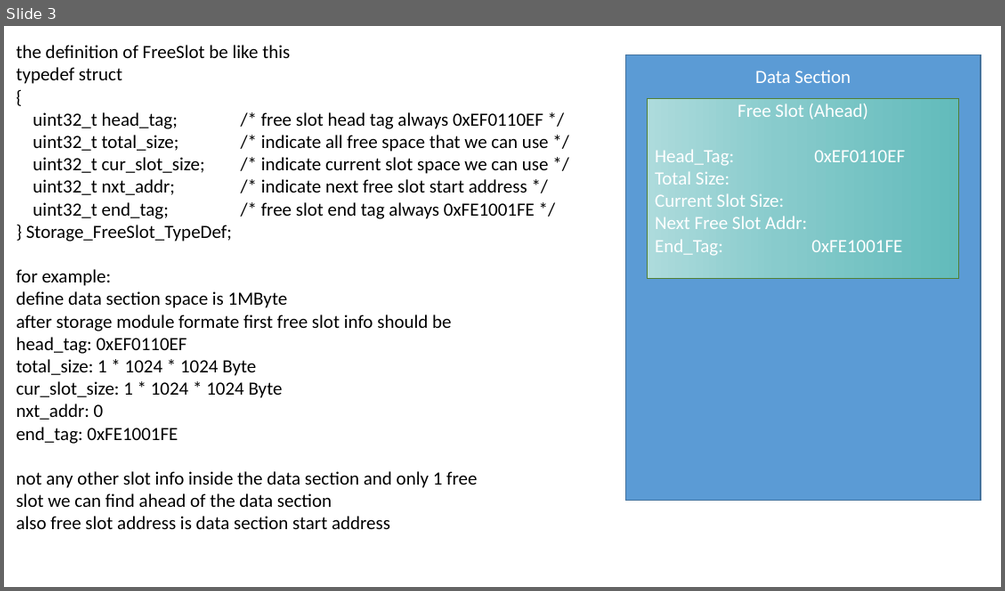
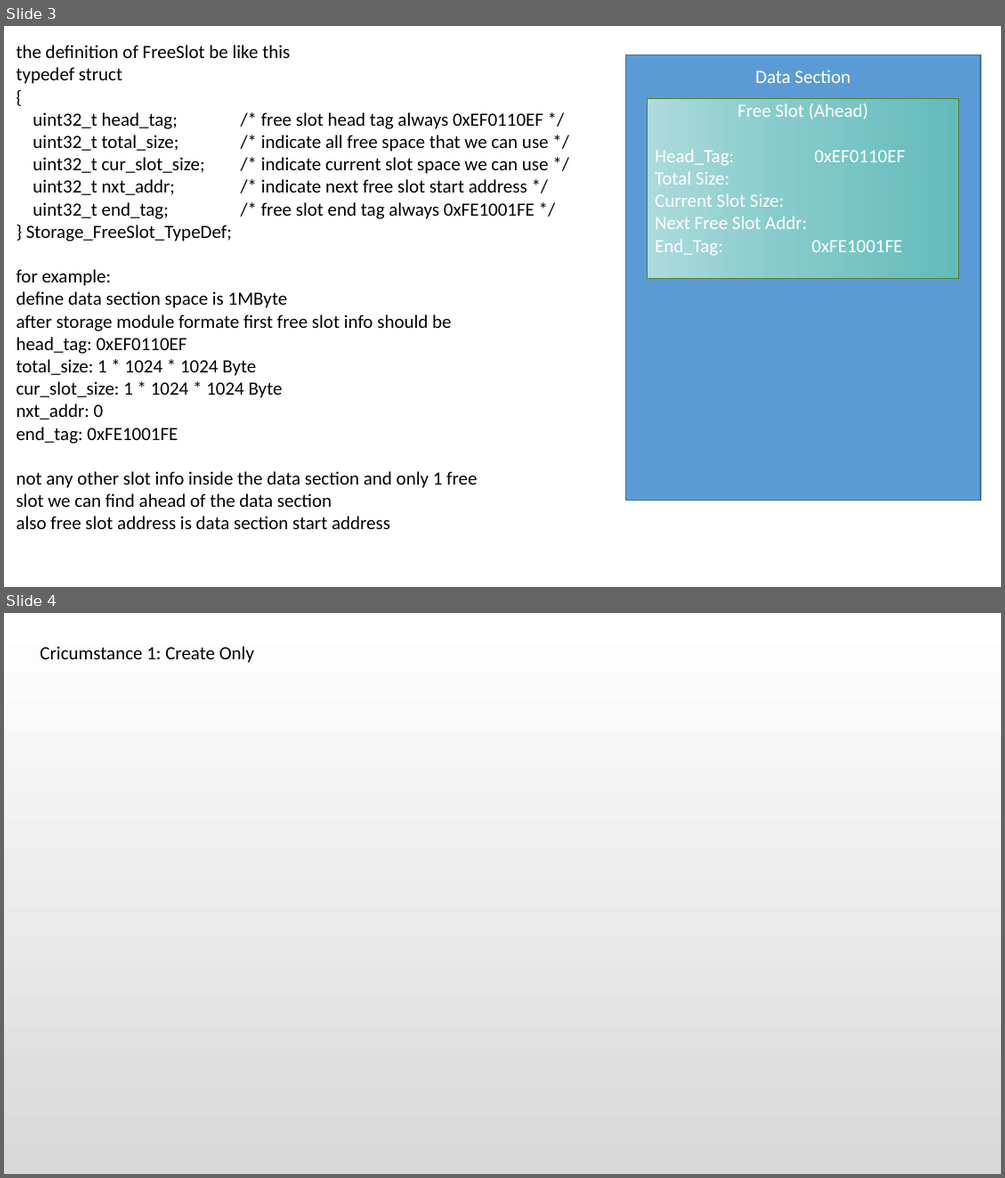
Before and after one commit to 8BIT0/H7FC, a slide deck: doc/storage.pptx. Shown one above the other, each under a label of ours: slide 3 before the commit, slides 3 and 4 after it. The pictures are 1005x591 and 1005x1178 pixels, drawn with LibreOffice and Linux fonts; fonts in the diff are those of the drawing; background and template pictures are left out. Boxes give left, top, right and bottom in pixels: in the first picture for what was removed or moved away, otherwise in the second. Text is boxed around its words. In the diff, an @@ line names an element or a change of style, - is before the commit and + after.

```diff
--- a/doc/storage.pptx
+++ b/doc/storage.pptx
@@ slide 4 added at bbox=[4, 613, 1001, 1174], background gradient #FFFFFF to #D9D9D9 @@
@@ text added at bbox=[40, 646, 254, 663], 18 pt, text #000000 @@
+Cricumstance 1: Create Only
```
Also in this commit, not shown: 5 other files.
